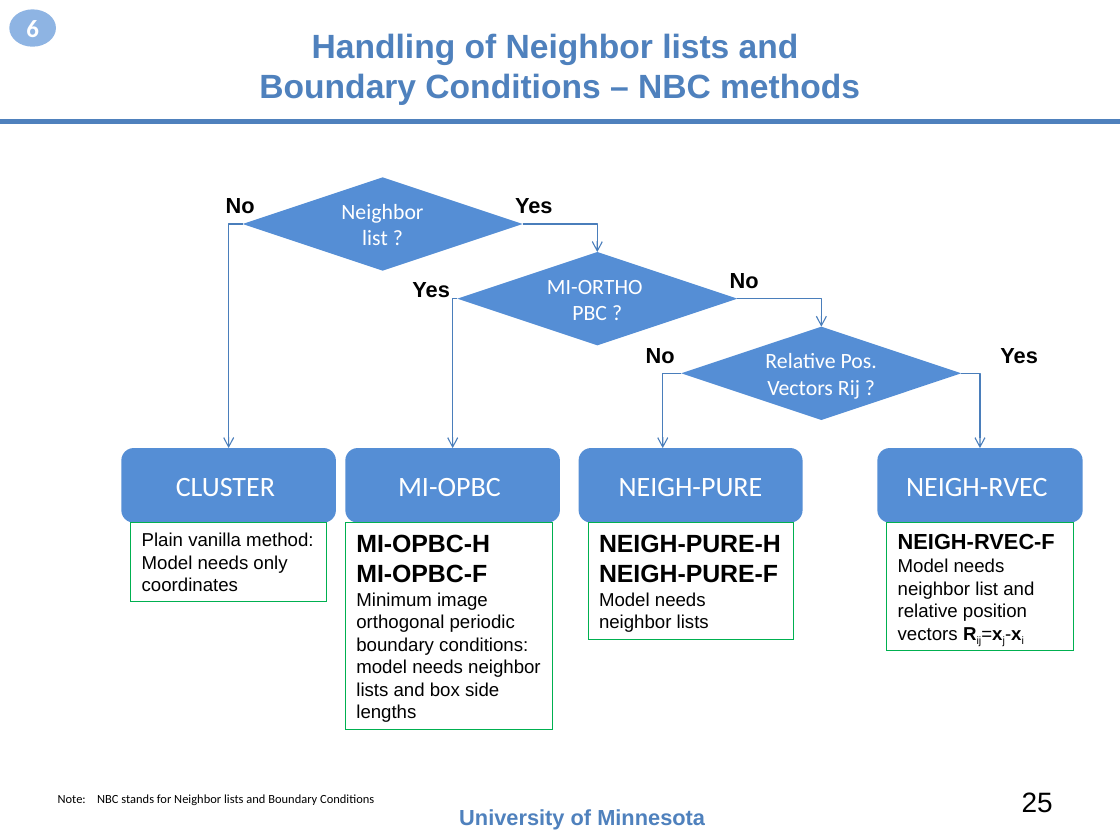
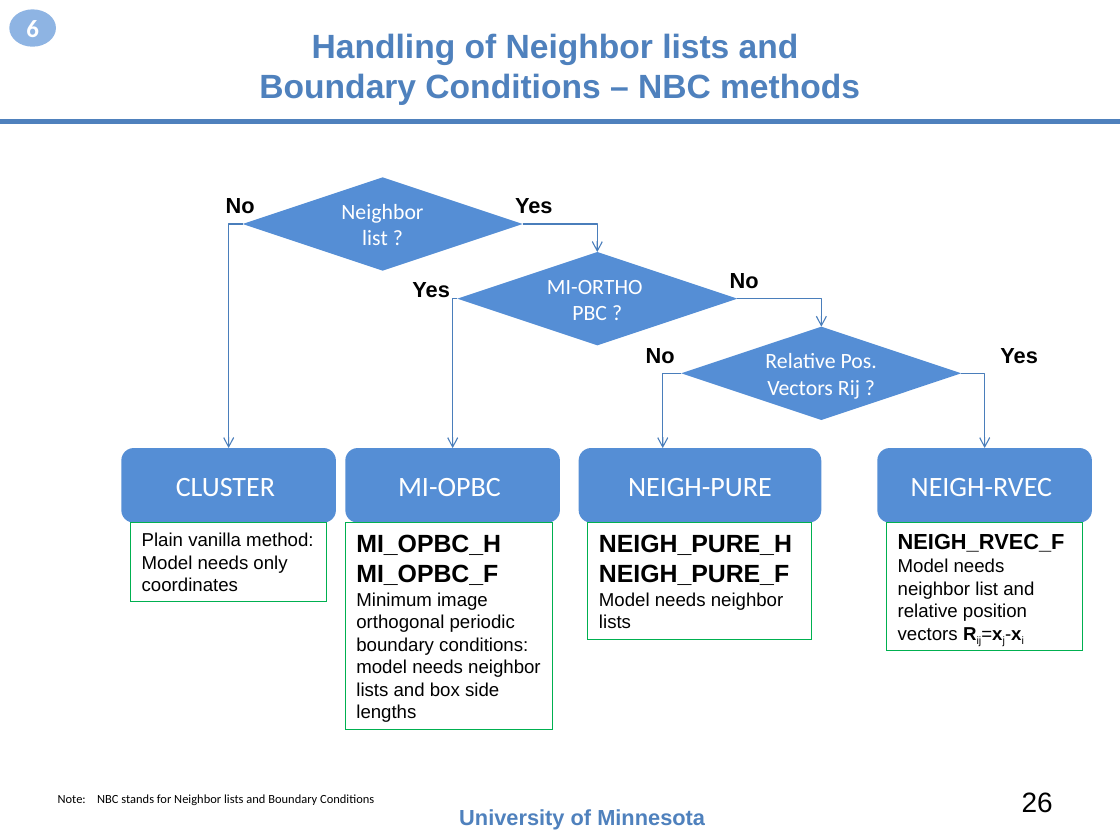
Before and after one commit to openkim/kim-api, a slide deck: slide 26 of DOCs/openkim-api-introduction.pptx (slide 25 before the commit). Drawn at 1120x840 pixels with LibreOffice and Linux fonts; fonts in the diff are those of the drawing. Boxes give left, top, right and bottom in pixels: in the first picture for what was removed or moved away, otherwise in the second. Text is boxed around its words. In the diff, an @@ line names an element or a change of style, - is before the commit and + after.

```diff
--- a/DOCs/openkim-api-introduction.pptx
+++ b/DOCs/openkim-api-introduction.pptx
@@ elbow arrow moved from (961, 373) - (980, 448) to (961, 373) - (984, 448) @@
@@ rounded rectangle "NEIGH-PURE": place and size @@
-rounded rectangle "NEIGH-PURE" at [579,448,803,523]
+rounded rectangle "NEIGH-PURE" at [579,448,822,523]
@@ rounded rectangle "NEIGH-RVEC": place and size @@
-rounded rectangle "NEIGH-RVEC" at [877,448,1082,523]
+rounded rectangle "NEIGH-RVEC" at [877,448,1092,523]
@@ text in rectangle at [356,534,501,585]: text changed @@
-MI-OPBC-H
-MI-OPBC-F
+MI_OPBC_H
+MI_OPBC_F
@@ rectangle "NEIGH_PURE_H": place and size @@
-rectangle "NEIGH_PURE_H" at [588,523,793,640]
+rectangle "NEIGH_PURE_H" at [588,523,812,640]
@@ text in rectangle at [599,534,792,585]: text changed @@
-NEIGH-PURE-H
-NEIGH-PURE-F
+NEIGH_PURE_H
+NEIGH_PURE_F
@@ rectangle "NEIGH_RVEC_F": place and size @@
-rectangle "NEIGH_RVEC_F" at [887,523,1074,651]
+rectangle "NEIGH_RVEC_F" at [887,523,1083,651]
@@ text in rectangle at [898,533,1065,552]: text changed @@
-NEIGH-RVEC-F
+NEIGH_RVEC_F
@@ page number at [1022,792,1053,813]: text changed @@
-25
+26
```
Also in this commit, not shown: 20 other slides changed, 2 slides added, 2 slides removed, 1 other file.
